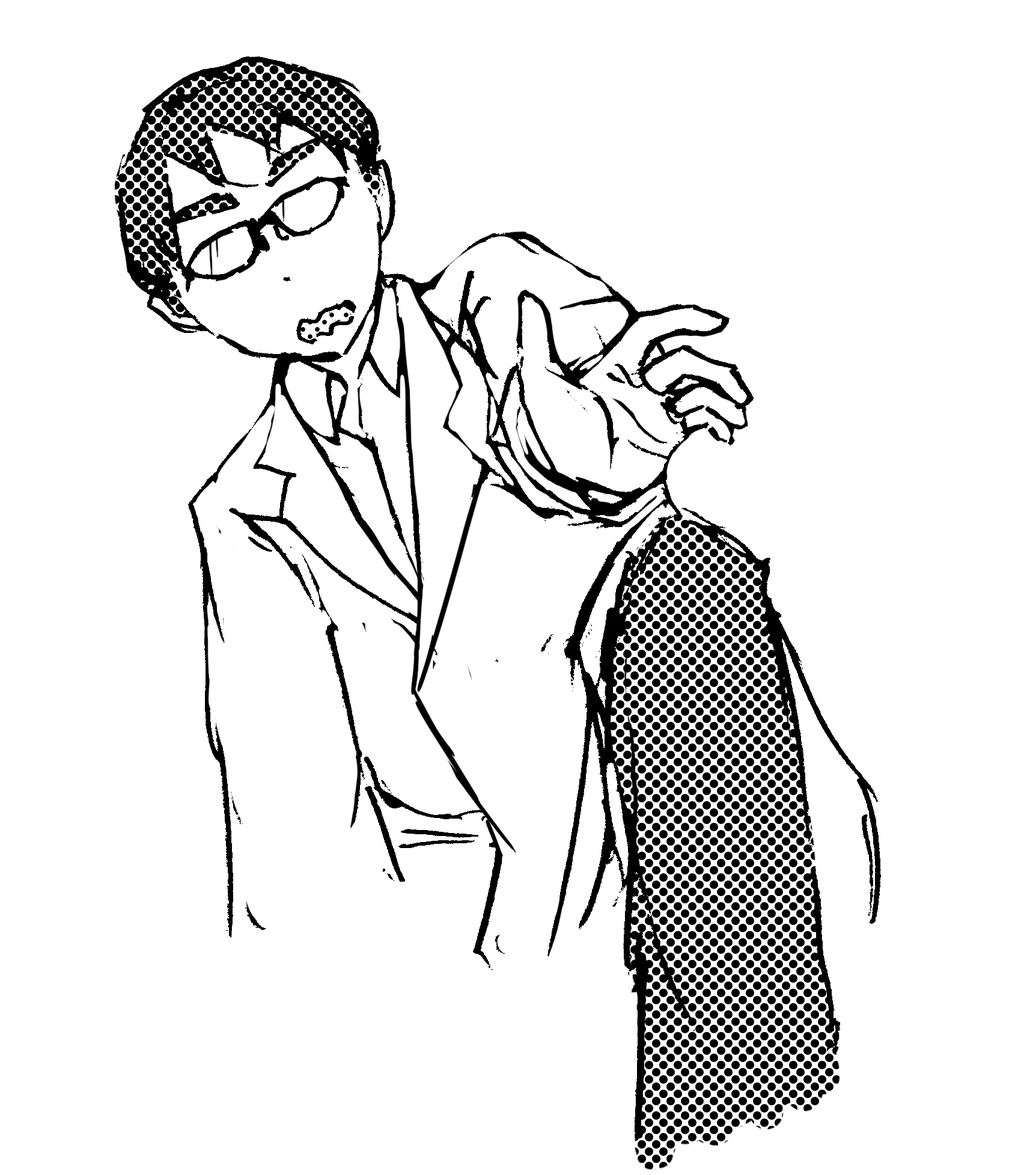
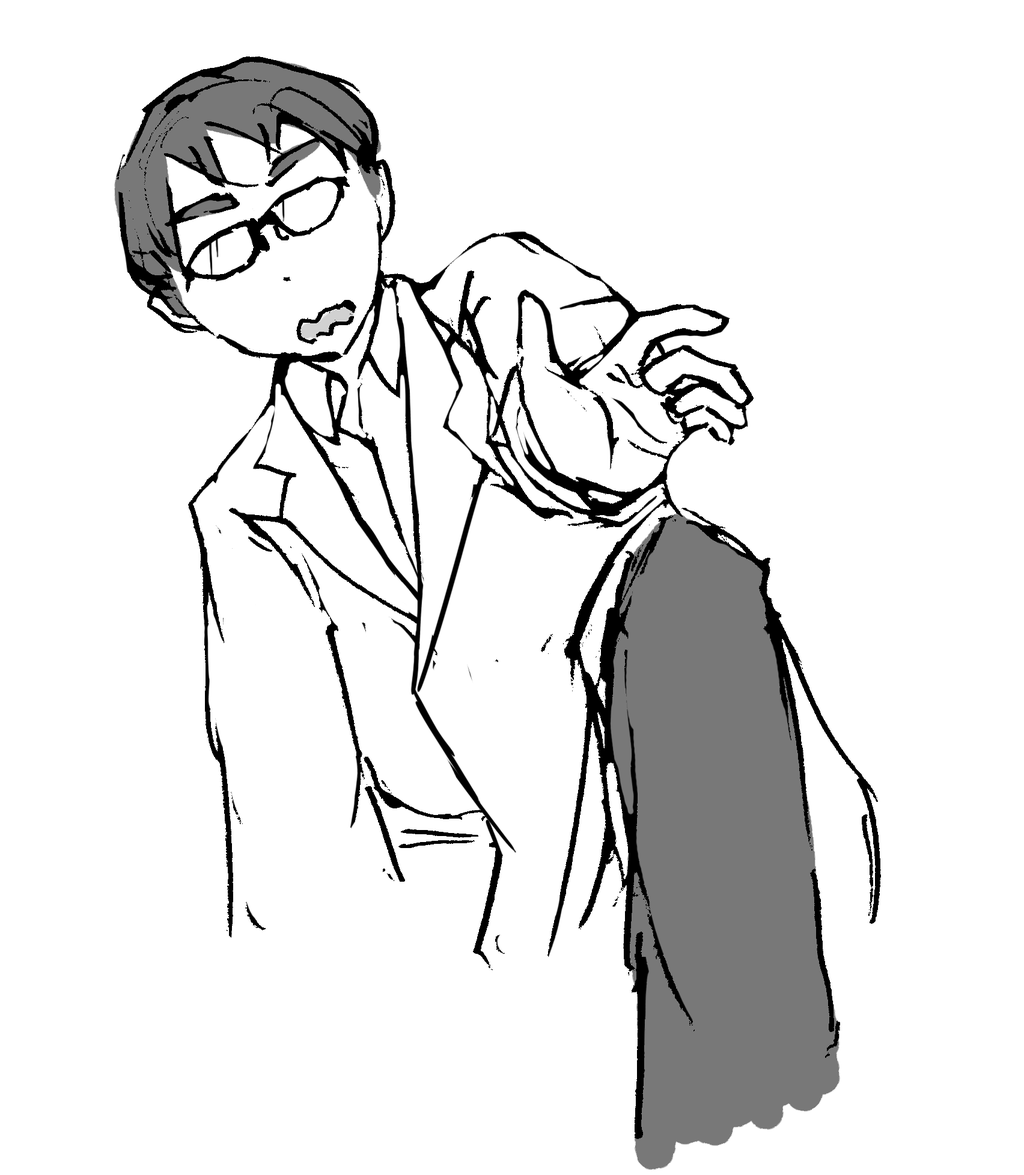
Comparing the layer stacks of the two 1024px x 1175px images. Changes:
painted on "レイヤー 3" over [left=114, top=60, right=841, bottom=1171]
hid "レイヤー 2" over [left=115, top=60, right=841, bottom=1143]
